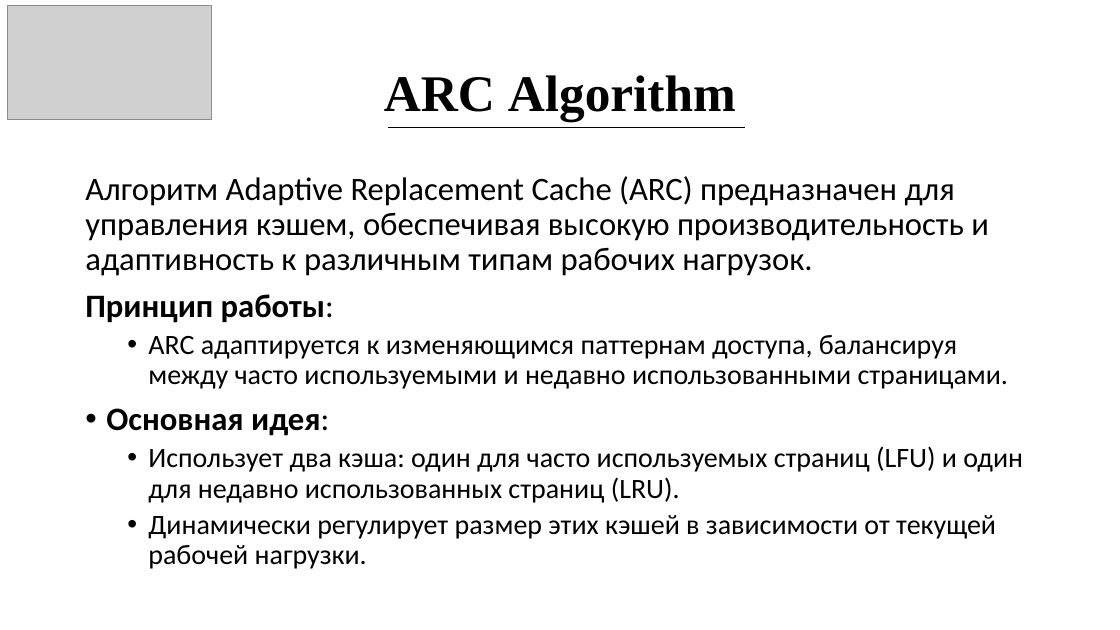
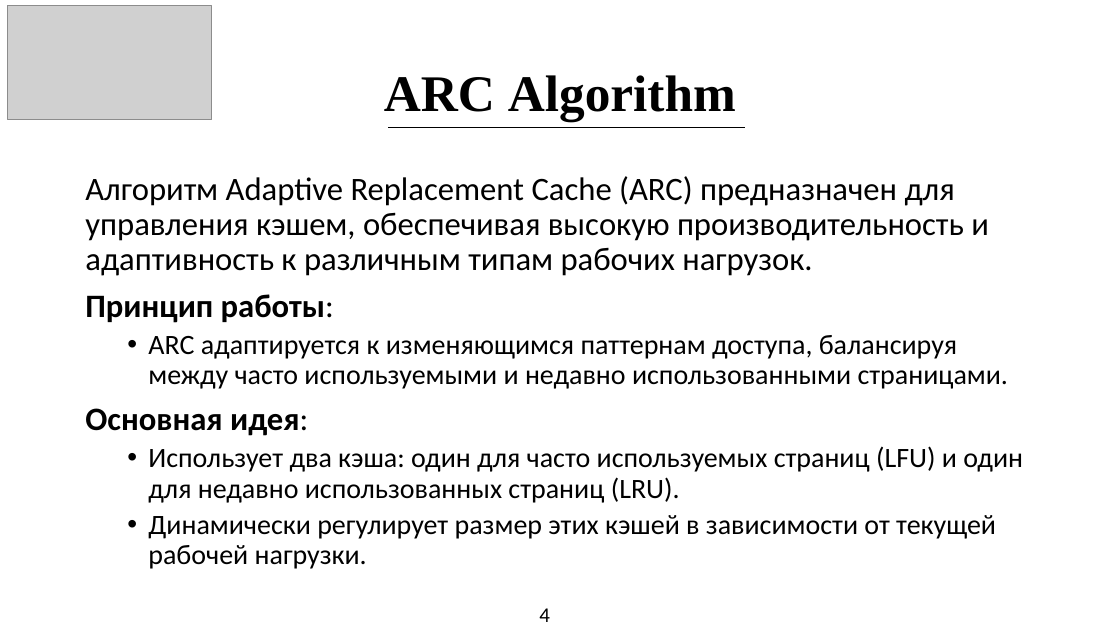
Before and after one commit to Asterialka/Arc-Cash-General, a slide deck: slide 5 of Adaptive Replacement Cache Algorithm.pptx. Drawn at 1120x630 pixels with LibreOffice and Linux fonts; fonts in the diff are those of the drawing; grey boxes stand for pictures. Boxes give left, top, right and bottom in pixels: in the first picture for what was removed or moved away, otherwise in the second. Text is boxed around its words. In the diff, an @@ line names an element or a change of style, - is before the commit and + after.

Commit message:
update presentation

```diff
--- a/Adaptive Replacement Cache Algorithm.pptx
+++ b/Adaptive Replacement Cache Algorithm.pptx
@@ text at [85, 408, 308, 436]: bullet • to none @@
@@ text added at [539, 608, 550, 622], 18 pt, text #000000 @@
+4
```
Also in this commit, not shown: 6 other slides changed, 4 slides added, 1 slide removed.
